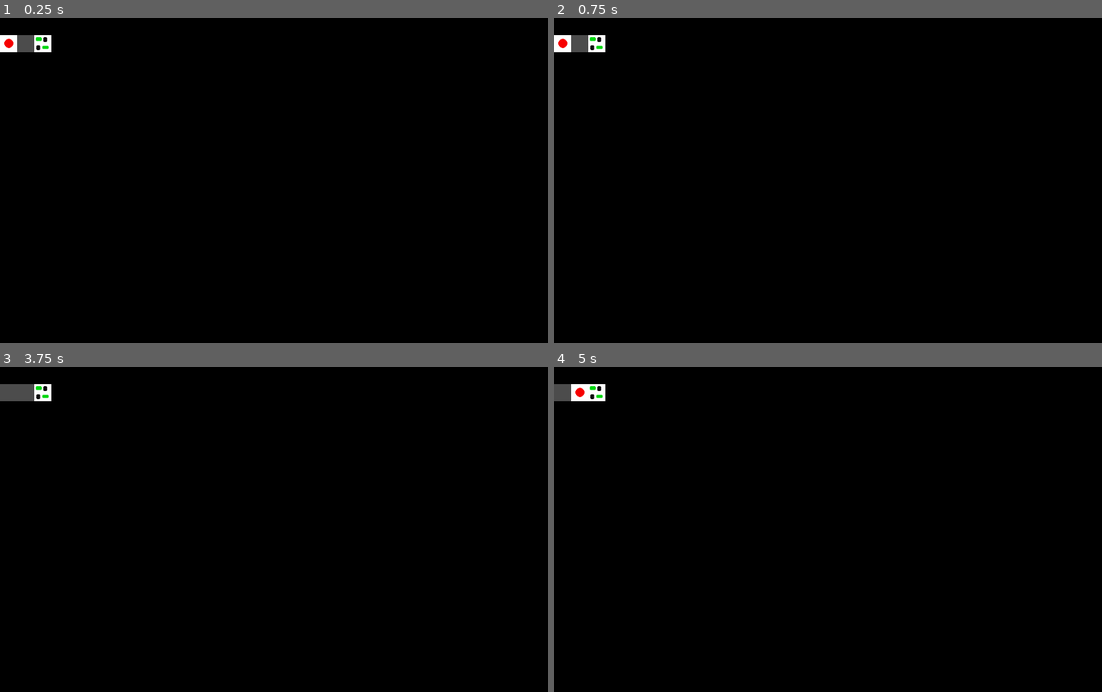
Above: before the commit, frames 1-4 (two rows, left to right).
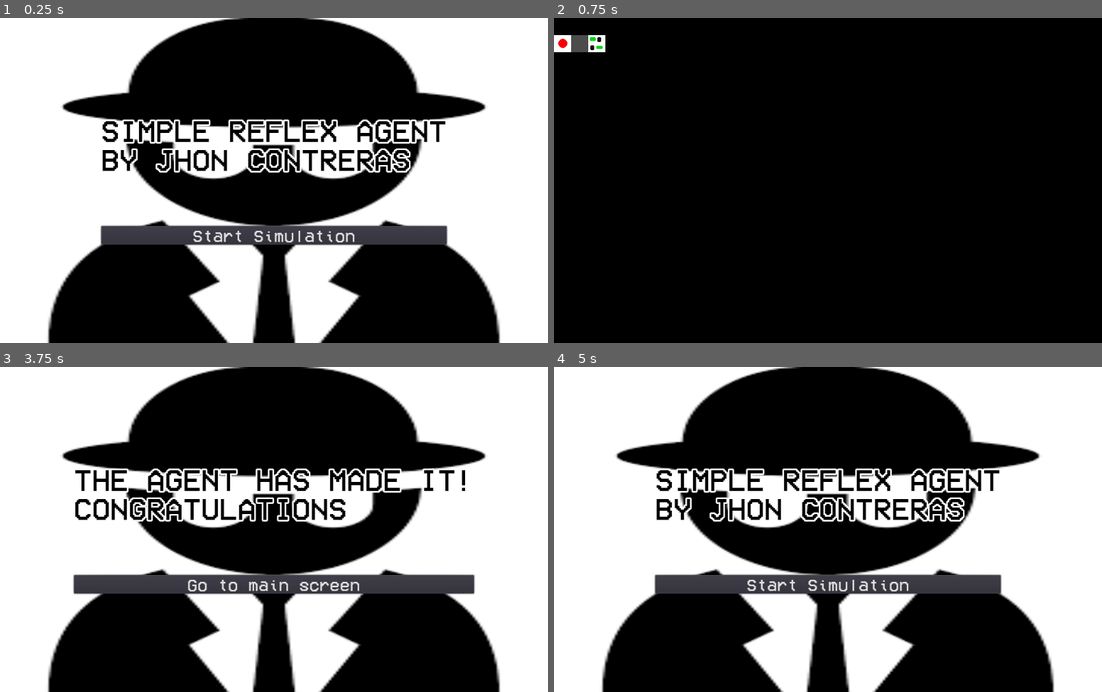
Above: after the commit, the same moments.

Repository: JhonH3avy/SimpleReflexAgent
Game: Godot game, scene res://Scenes/StartScreen.tscn
Same seed, same stepped clock (60 frames per second), same inputs: the game is played once before the commit and once after it. Before the commit the project starts from res://Scenes/Game.tscn.
Inputs (mouse positions are in pixels of both pictures, inside the frame that each line leads up to):
- Up to frame 1 (0.25 s): no input
- Up to frame 2 (0.75 s): click (828, 235) at 0.5 s, where only the run after the commit has a clickable "Start Simulation"
- Up to frame 3 (3.75 s): tap Enter at 1.25, 2.75 s; tap Space at 2, 3.5 s
- Up to frame 4 (5 s): click (828, 584) at 4.25 s, where only the run after the commit has a clickable "Go to main screen"

The runs differ from the first frame. In frame 1, 59% of the frame differs, in the area x 0-100%, y 0-100%; in frame 2, nothing differs; in frame 3, 59%; in frame 4, 59%.

Commit message:
added start and end screen

Diff:
--- /dev/null
+++ b/Scenes/EndScreen.tscn
@@ -0,0 +1,56 @@
+[gd_scene load_steps=7 format=2]
+
+[ext_resource path="res://Scripts/EndScreen.gd" type="Script" id=1]
+[ext_resource path="res://icon.png" type="Texture" id=2]
+[ext_resource path="res://Fonts/VCR_OSD_MONO_1.001.ttf" type="DynamicFontData" id=3]
+
+[sub_resource type="StyleBoxTexture" id=1]
+texture = ExtResource( 2 )
+region_rect = Rect2( 0, 0, 225, 225 )
+
+[sub_resource type="DynamicFont" id=2]
+size = 58
+outline_size = 3
+font_data = ExtResource( 3 )
+
+[sub_resource type="DynamicFont" id=3]
+size = 32
+font_data = ExtResource( 3 )
+
+[node name="EndScreen" type="CanvasLayer"]
+script = ExtResource( 1 )
+
+[node name="MarginContainer" type="PanelContainer" parent="."]
+anchor_right = 1.0
+anchor_bottom = 1.0
+grow_horizontal = 2
+grow_vertical = 2
+custom_styles/panel = SubResource( 1 )
+
+[node name="CenterContainer" type="CenterContainer" parent="MarginContainer"]
+margin_right = 1024.0
+margin_bottom = 608.0
+
+[node name="VBoxContainer" type="VBoxContainer" parent="MarginContainer/CenterContainer"]
+margin_left = 138.0
+margin_top = 184.0
+margin_right = 886.0
+margin_bottom = 424.0
+custom_constants/separation = 100
+
+[node name="Label" type="Label" parent="MarginContainer/CenterContainer/VBoxContainer"]
+margin_right = 748.0
+margin_bottom = 105.0
+custom_fonts/font = SubResource( 2 )
+custom_colors/font_color = Color( 0, 0, 0, 1 )
+text = "The agent has made it!
+Congratulations"
+uppercase = true
+
+[node name="Button" type="Button" parent="MarginContainer/CenterContainer/VBoxContainer"]
+margin_top = 205.0
+margin_right = 748.0
+margin_bottom = 240.0
+custom_fonts/font = SubResource( 3 )
+text = "Go to main screen"
+[connection signal="pressed" from="MarginContainer/CenterContainer/VBoxContainer/Button" to="." method="_on_Button_pressed"]
--- /dev/null
+++ b/Scenes/StartScreen.tscn
@@ -0,0 +1,58 @@
+[gd_scene load_steps=7 format=2]
+
+[ext_resource path="res://Scripts/StartScreen.gd" type="Script" id=1]
+[ext_resource path="res://icon.png" type="Texture" id=2]
+[ext_resource path="res://Fonts/VCR_OSD_MONO_1.001.ttf" type="DynamicFontData" id=3]
+
+[sub_resource type="StyleBoxTexture" id=1]
+texture = ExtResource( 2 )
+region_rect = Rect2( 0, 0, 225, 225 )
+
+[sub_resource type="DynamicFont" id=2]
+size = 58
+outline_size = 3
+font_data = ExtResource( 3 )
+
+[sub_resource type="DynamicFont" id=3]
+size = 32
+font_data = ExtResource( 3 )
+
+[node name="StartScreen" type="CanvasLayer"]
+script = ExtResource( 1 )
+
+[node name="PanelContainer" type="PanelContainer" parent="."]
+margin_right = 1024.0
+margin_bottom = 608.0
+custom_styles/panel = SubResource( 1 )
+
+[node name="MarginContainer" type="MarginContainer" parent="PanelContainer"]
+margin_right = 1024.0
+margin_bottom = 608.0
+
+[node name="CenterContainer" type="CenterContainer" parent="PanelContainer/MarginContainer"]
+margin_right = 1024.0
+margin_bottom = 608.0
+
+[node name="VBoxContainer" type="VBoxContainer" parent="PanelContainer/MarginContainer/CenterContainer"]
+margin_left = 189.0
+margin_top = 184.0
+margin_right = 835.0
+margin_bottom = 424.0
+custom_constants/separation = 100
+
+[node name="Label" type="Label" parent="PanelContainer/MarginContainer/CenterContainer/VBoxContainer"]
+margin_right = 646.0
+margin_bottom = 105.0
+custom_fonts/font = SubResource( 2 )
+custom_colors/font_color = Color( 0, 0, 0, 1 )
+text = "SIMPLE REFLEX AGENT
+by Jhon Contreras"
+uppercase = true
+
+[node name="Button" type="Button" parent="PanelContainer/MarginContainer/CenterContainer/VBoxContainer"]
+margin_top = 205.0
+margin_right = 646.0
+margin_bottom = 240.0
+custom_fonts/font = SubResource( 3 )
+text = "Start Simulation"
+[connection signal="pressed" from="PanelContainer/MarginContainer/CenterContainer/VBoxContainer/Button" to="." method="_on_Button_pressed"]
--- /dev/null
+++ b/Scripts/EndScreen.gd
@@ -0,0 +1,6 @@
+extends CanvasLayer
+
+
+
+func _on_Button_pressed():
+	get_tree().change_scene("res://Scenes/StartScreen.tscn")
--- a/Scripts/Goal.gd
+++ b/Scripts/Goal.gd
@@ -10,7 +10,7 @@
 
 
 func _on_Goal_body_entered(body):
-	print("agent detected")
+	get_tree().change_scene("res://Scenes/EndScreen.tscn")
 
 
 func position_exit(tile_position):
--- /dev/null
+++ b/Scripts/StartScreen.gd
@@ -0,0 +1,6 @@
+extends CanvasLayer
+
+
+
+func _on_Button_pressed():
+	get_tree().change_scene("res://Scenes/Game.tscn")
--- a/project.godot
+++ b/project.godot
@@ -16,7 +16,7 @@
 [application]
 
 config/name="SimpleReflexAgent"
-run/main_scene="res://Scenes/Game.tscn"
+run/main_scene="res://Scenes/StartScreen.tscn"
 config/icon="res://icon.png"
 
 [autoload]
Binary file added: Fonts/VCR_OSD_MONO_1.001.ttf
